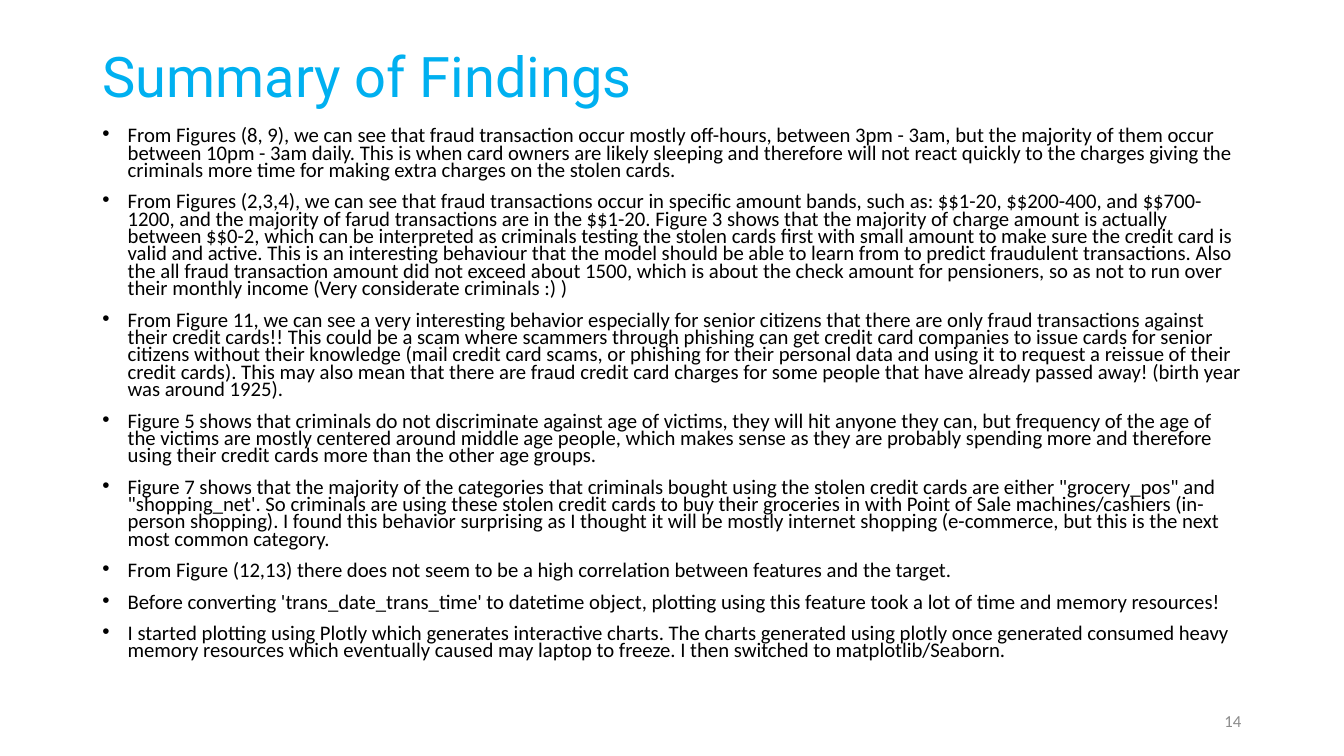
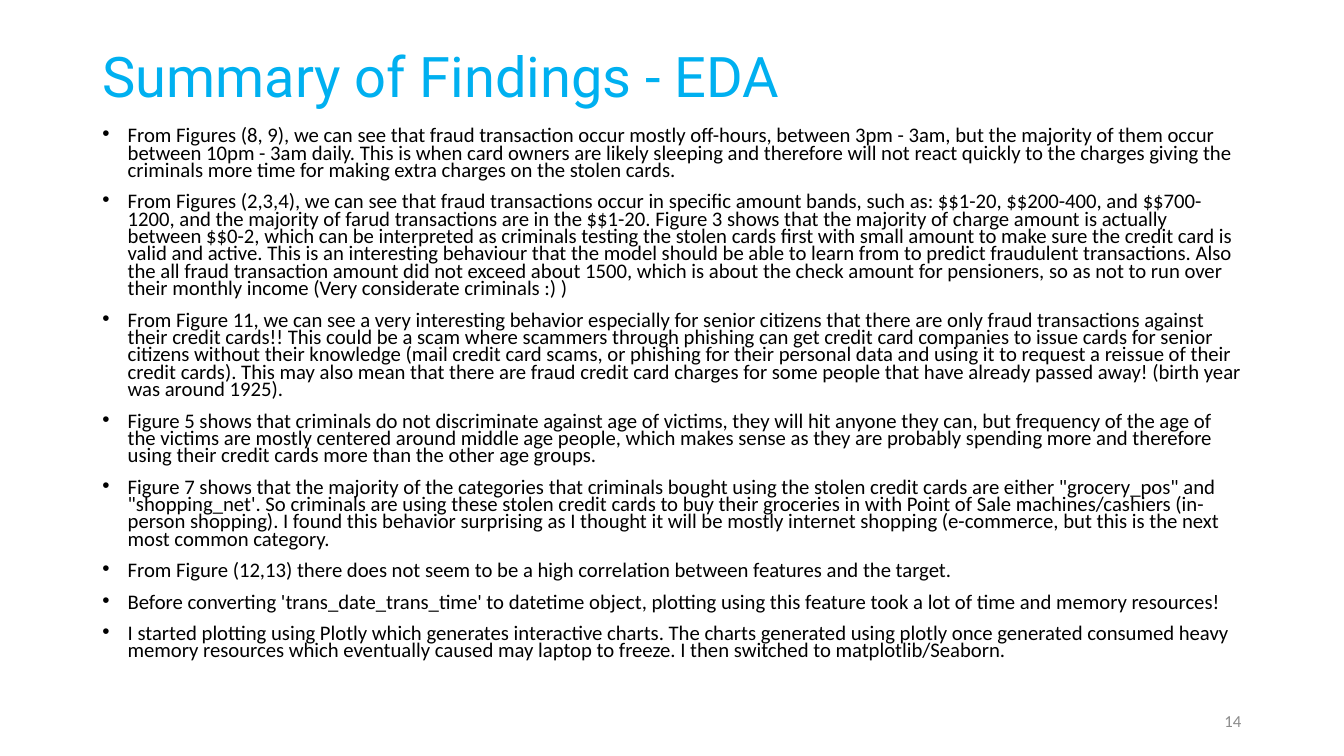
Before and after one commit to hizak/Metis_T5_DS_Projects, a slide deck: slide 14 of Credit Card Fraud Project.pptx. Drawn at 1344x756 pixels with LibreOffice and Linux fonts; fonts in the diff are those of the drawing. Boxes give left, top, right and bottom in pixels: in the first picture for what was removed or moved away, otherwise in the second. Text is boxed around its words. In the diff, an @@ line names an element or a change of style, - is before the commit and + after.

```diff
--- a/Credit Card Fraud Project.pptx
+++ b/Credit Card Fraud Project.pptx
@@ title at box(102, 54, 779, 109): text changed @@
-Summary of Findings
+Summary of Findings - EDA
```
Also in this commit, not shown: 2 other slides changed, 2 slides added, 1 slide removed, 1 other file.
